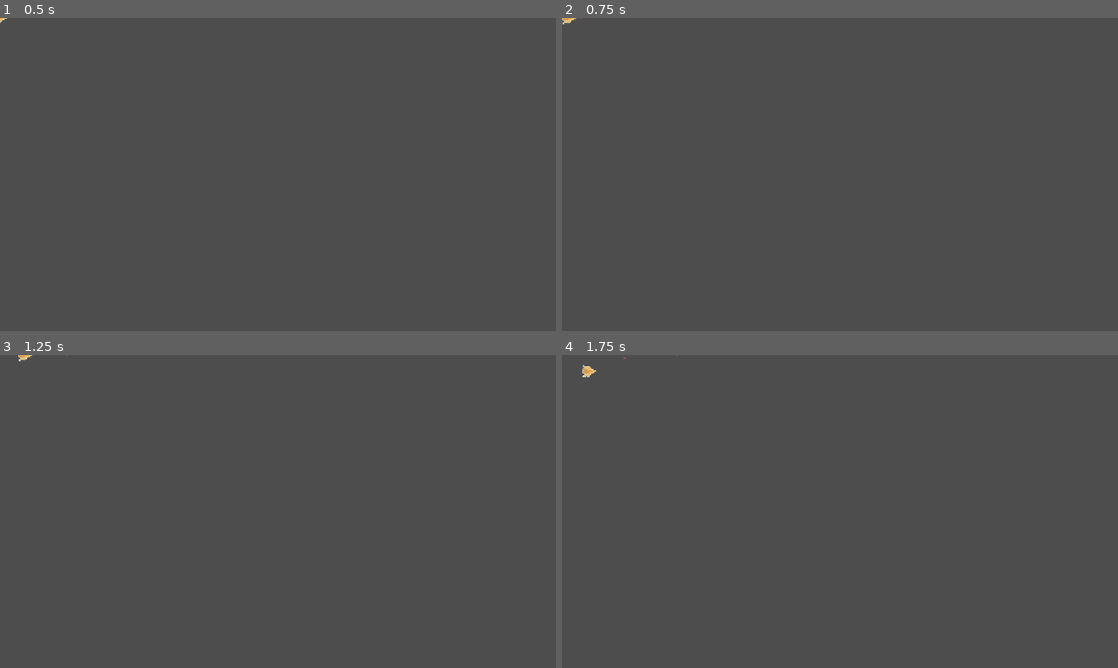
Above: before the commit, frames 1-4 (two rows, left to right).
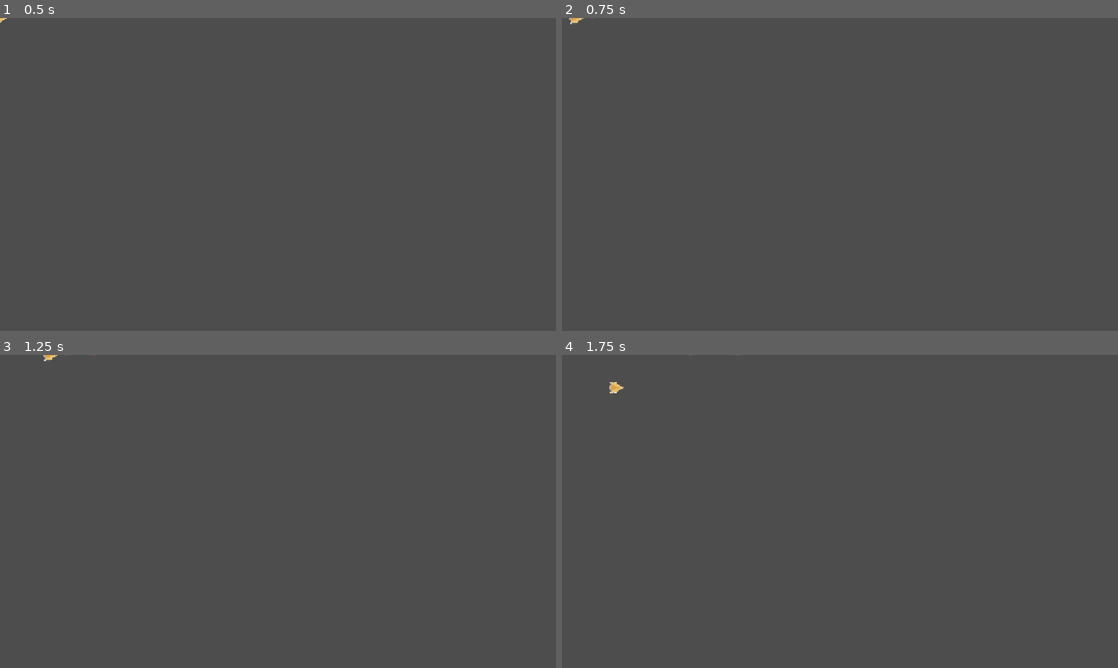
Above: after the commit, the same moments.

Repository: Dajzu/RocketTowerDefense
Game: Godot game, scene res://scenes/player/player.tscn
Two runs of this game, one before a commit and one after it. Both use one fixed random seed, a clock stepped at 60 frames per second and the inputs below.
Inputs (mouse positions are in pixels of both pictures, inside the frame that each line leads up to):
- Up to frame 1 (0.5 s): no input
- Up to frame 2 (0.75 s): tap Enter at 0.5 s; move the mouse to (962, 158) at 0.52 s; press the mouse at (962, 158) at 0.53 s; hold D (Right) from 0.53 s (still down)
- Up to frame 3 (1.25 s): keep holding D (Right)
- Up to frame 4 (1.75 s): tap Space at 1.25 s; move the mouse to (728, 527) at 1.27 s; release D (Right) at 1.28 s; release the mouse at (728, 527) at 1.28 s; hold S (Down) from 1.28 s (still down); click (728, 527) at 1.35 s

Frame 1 is identical in both runs. In frame 2, less than 0.1% of the frame differs, in the area x 0-6%, y 0-2%; in frame 3, less than 0.1%; in frame 4, 0.1%, in the area x 3-32%, y 0-13%.

Commit message:
5-Add hold to fire and bullet acceleration

Diff:
--- a/scenes/player/bullet.tscn
+++ b/scenes/player/bullet.tscn
@@ -9,4 +9,5 @@
 [node name="CollisionShape2D" type="CollisionShape2D" parent="." unique_id=1731620619]
 
 [node name="Sprite2D" type="Sprite2D" parent="." unique_id=69874445]
+position = Vector2(20, 0)
 texture = ExtResource("2_j5eos")
--- a/scripts/player/bullet.gd
+++ b/scripts/player/bullet.gd
@@ -4,11 +4,19 @@
 var speed : float = 200.0
 var direction : Vector2 = Vector2.ZERO
 var lifetime : float = 5.0
+var acceleration : float = 150.0
+var max_speed : float = 500.0
 
 
 # Called every frame. 'delta' is the elapsed time since the previous frame.
 func _process(delta: float) -> void:
 	position += direction * speed * delta
-	lifetime -= delta
+
+	lifetime -= delta #Time until disappear
+
+	speed = min(speed, max_speed) #Speed cap
+
+	speed += acceleration * delta #Making speed continuously faster
+
 	if lifetime <= 0:
 		queue_free()
--- a/scripts/player/player.gd
+++ b/scripts/player/player.gd
@@ -1,21 +1,29 @@
 class_name Player extends CharacterBody2D
 
-#Variables
+#Variables movement
 var cardinal_direction : Vector2 = Vector2.RIGHT
 var direction : Vector2 = Vector2.ZERO
-var move_speed : float = 75.0
+var move_speed : float = 150.0
 
+#Variables Shooting
+var shoot_delay : float = 0.5
+var shoot_cooldown : float = 0.0
+
+
+#Variables scenes
 var bullet_scene = preload("res://scenes/player/bullet.tscn")
 
 @onready var sprite : Sprite2D = $Sprite2D
 
 
 
-func _process(_delta : float) -> void:
+func _process(delta : float) -> void:
 	SetDirection()
-	if Input.is_action_just_pressed("Shoot"):
+	if Input.is_action_pressed("Shoot") and shoot_cooldown <= 0:
 		Shoot()
+		shoot_cooldown = shoot_delay
 
+	shoot_cooldown -= delta
 
 #movement
 func _physics_process(_delta : float) -> void:
